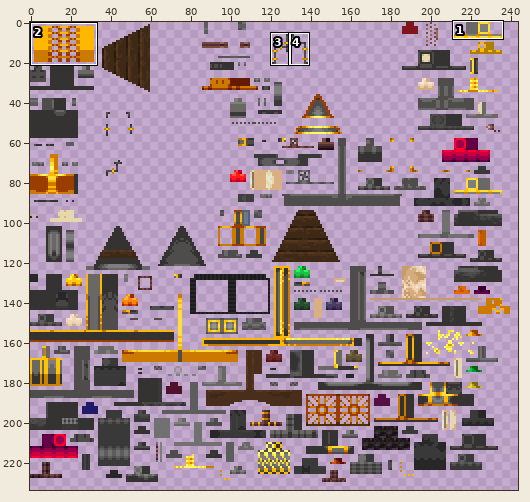
One commit to this sprite sheet: src/main/resources/assets/ait/textures/blockentities/consoles/steam_console_gilded.png. Above: a wide view before the commit, with the close-up outlined.
Close-up. Before the edit:
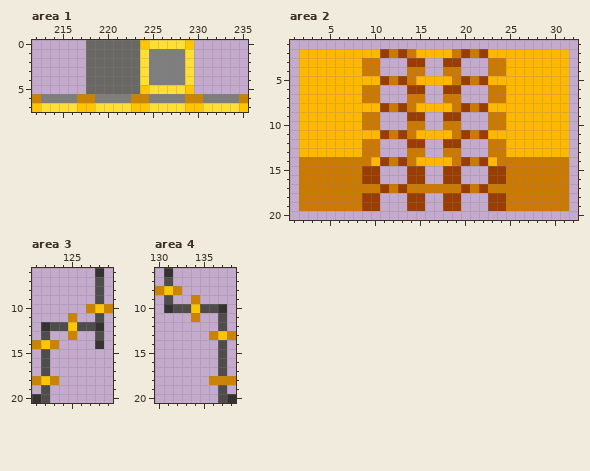
The file is 256x256 pixels. Pixels under 10% opacity are left out. Colours within 5 levels of each other are drawn and written as one. Shown: area 1: x 212..235, y 0..7; area 2: x 1..32, y 1..20; area 3: x 121..129, y 6..20; area 4: x 130..138, y 6..20. The wide view leaves out empty margins. The commit also changed other parts of the picture, which this record leaves out.
Now the later version:
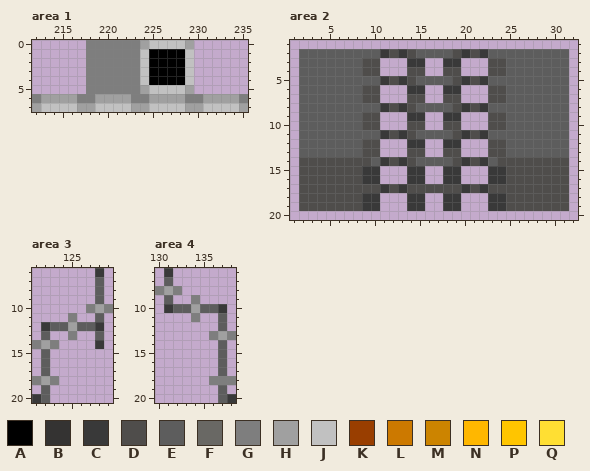
Palette (. is transparent): A #000000  B #343332  C #393939  D #4f4d4b  E #5d5d5d  F #696864  G #7e7e7e  H #a0a0a0  J #c1c1c1  K #993e00  L #cc7900  M #cc8400  N #ffb700  P #ffc500  Q #ffdf33
What changed:
Changed rows in their new state; - is an unchanged pixel.
Area 1:
first column x 212:
0 ------GGGGGGHJJJJH------
1 ------GGGGGGJAAAAJ------
2 ------GGGGGGJAAAAJ------
3 ------GGGGGGJAAAAJ------
4 ------GGGGGGJAAAAJ------
5 ------GGGGGGHJJJJH------
6 GHHHHGGHHHHGGHHHHGGHHHHG
7 HJJJJHHJJJJHHJJJJHHJJJJH
Area 2:
first column x 2:
 2 EEEEEEEEECDCDEEEEDCDCEEEEEEEEE
 3 EEEEEEEDD---CC--CC---DDEEEEEEE
 4 EEEEEEEDD---DD--DD---DDEEEEEEE
 5 EEEEEEEEECDCDEEEEDCDCEEEEEEEEE
 6 EEEEEEEDD---CC--CC---DDEEEEEEE
 7 EEEEEEEDD---DD--DD---DDEEEEEEE
 8 EEEEEEEEECDCDEEEEDCDCEEEEEEEEE
 9 EEEEEEEDD---CC--CC---DDEEEEEEE
10 EEEEEEEDD---DD--DD---DDEEEEEEE
11 EEEEEEEEECDCDEEEEDCDCEEEEEEEEE
12 EEEEEEEDD---CC--CC---DDEEEEEEE
13 EEEEEEEDD---DD--DD---DDEEEEEEE
14 DDDDDDDDECDCDEEEEDCDCEDDDDDDDD
15 DDDDDDDCC---CC--CC---CCDDDDDDD
16 DDDDDDDCC---CC--CC---CCDDDDDDD
17 DDDDDDDDDCDCDDDDDDCDCDDDDDDDDD
18 DDDDDDDCC---CC--CC---CCDDDDDDD
19 DDDDDDDCC---CC--CC---CCDDDDDDD
Area 3:
first column x 121:
 6 -------C-
 7 -------E-
 8 -------E-
 9 -------E-
10 ------GHG
11 ----G--E-
12 -CEEHEEC-
13 -E--G--E-
14 GHG----C-
15 -E-------
16 -E-------
17 -E-------
18 GHG------
19 -E-------
20 CE-------
Area 4:
first column x 130:
 6 -C-------
 7 -E-------
 8 GHG------
 9 -E--G----
10 -CEEHEEC-
11 ----G--E-
12 -------E-
13 ------GHG
14 -------E-
15 -------E-
16 -------E-
17 -------E-
18 ------GGG
19 -------E-
20 -------EC
Boxes around the changes in both close-ups, in picture pixels (x1, y1, x2, y2):
changed: (32, 40, 248, 112)
changed: (299, 49, 569, 211)
changed: (32, 268, 113, 403)
changed: (155, 268, 236, 403)
